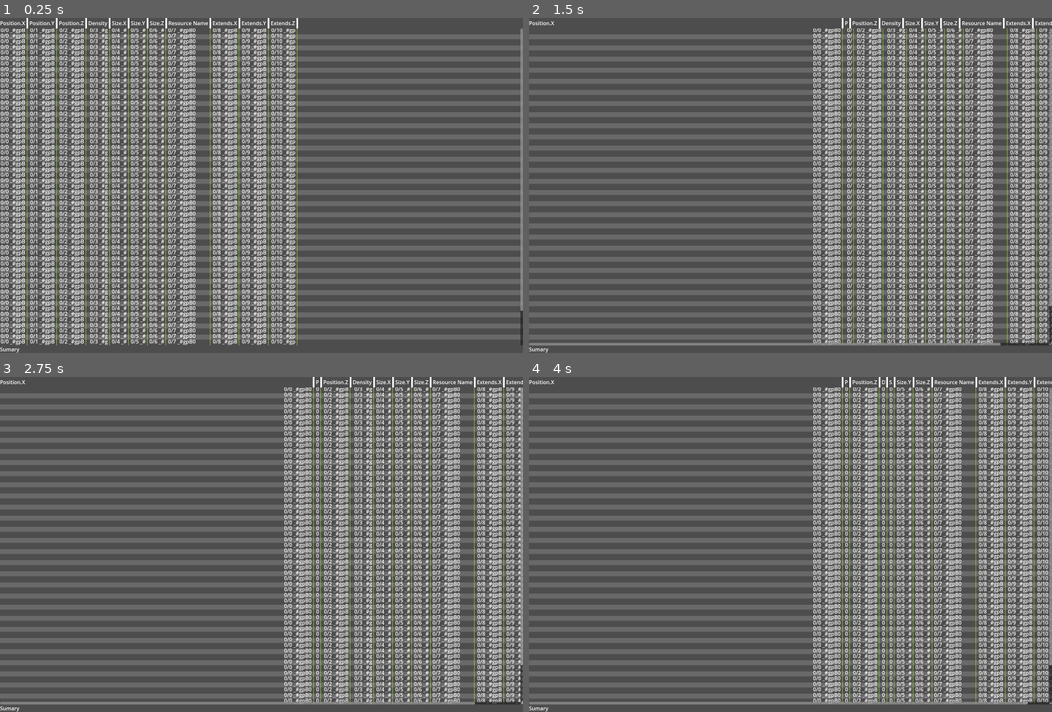
Above: before the commit, frames 1-4 (two rows, left to right).
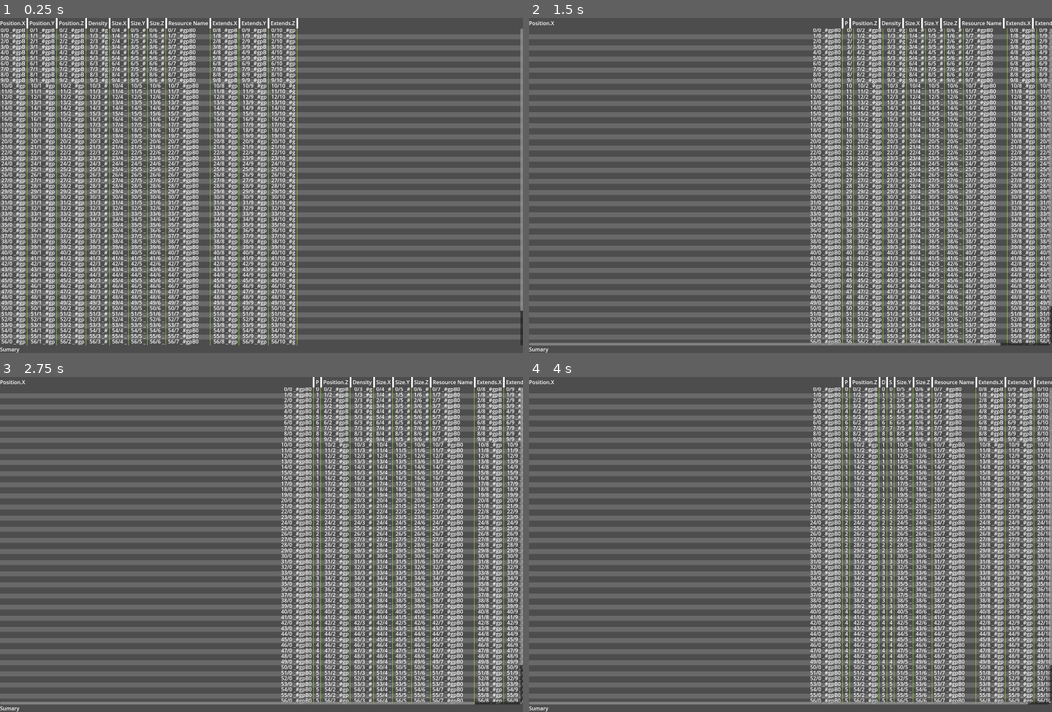
Above: after the commit, the same moments.

Repository: yabadabu/godot_flow
Game: Godot game, scene res://table_view.tscn
Same seed, same stepped clock (60 frames per second), same inputs: the game is played once before the commit and once after it. This scene is started directly instead of the project's main scene.
Inputs (mouse positions are in pixels of both pictures, inside the frame that each line leads up to):
- Up to frame 1 (0.25 s): no input
- Up to frame 2 (1.5 s): tap Enter at 0.5 s; drag from (555, 24) to (842, 111) at 0.52 s; tap Space at 1.25 s; drag from (874, 24) to (764, 252) at 1.27 s
- Up to frame 3 (2.75 s): tap Enter at 2 s; move the mouse to (350, 383) at 2.02 s; hold D from 2.03 s (still down); tap E at 2.1 s; click (350, 383) at 2.17 s
- Up to frame 4 (4 s): release D at 2.75 s; tap Space at 2.75 s; drag from (905, 383) to (633, 494) at 2.77 s; tap Enter at 3.5 s; drag from (905, 383) to (816, 544) at 3.52 s

The runs differ from the first frame. In frame 1, 20% of the frame differs, in the area x 0-57%, y 4-98%; in frame 2, 13%; in frame 3, 14%; in frame 4, 13%.

Commit message:
Signal for click on cell

Diff:
--- a/scroll_container.gd
+++ b/scroll_container.gd
@@ -14,6 +14,8 @@
 
 # func drawCell( cell_pos : Vector2, width: float, row : int,  col : int ):
 var cell_contents: Callable
+
+signal on_cell_clicked( row : int, col : int )
 
 func _ready():
 	font = get_theme_default_font()
@@ -73,7 +75,7 @@
 		drawCell( cell_pos, w, cell )
 
 		y0 += line_height
-		row_idx += 1
+		cell.row += 1
 
 
 func drawBackgrounds( y0 : float, row_idx : int ):
@@ -108,3 +110,14 @@
 		drawCol( col, y0, row_idx )
 
 	drawVerticalLines()
+
+func _on_contents_gui_input(event: InputEvent) -> void:
+	if event is InputEventMouseButton:
+		if event.button_index == MOUSE_BUTTON_LEFT:
+			if event.pressed:
+				var ex = event.position.x - scroll_horizontal
+				for col in range(col_starts.size()-1):
+					if ex >= col_starts[ col ] and ex < col_starts[ col+ 1 ]:
+						var row = int( ( event.position.y - 3 ) / line_height )
+						on_cell_clicked.emit( row, col )
+						break
--- a/table_view.gd
+++ b/table_view.gd
@@ -74,10 +74,14 @@
 	else:
 		cell.alignment = HORIZONTAL_ALIGNMENT_RIGHT
 
+func onCellClicked( row : int, col : int ):
+	print( "Click on cell [%d,%d]" % [ row, col ])
+
 func _ready():
 	$TitlesContainer.get_h_scroll_bar().value_changed.connect( titlesScrolled )
 	$ScrollContainer.get_h_scroll_bar().value_changed.connect( dataScrolled )
 	$ScrollContainer.cell_contents = getCellContents
+	$ScrollContainer.on_cell_clicked.connect( onCellClicked )
 	clearColumns()
 	addColumn( "Position.X" )
 	addColumn( "Position.Y" )
--- a/table_view.tscn
+++ b/table_view.tscn
@@ -44,3 +44,5 @@
 [node name="Sumary" type="Label" parent="."]
 layout_mode = 2
 text = "Sumary"
+
+[connection signal="gui_input" from="ScrollContainer/Contents" to="ScrollContainer" method="_on_contents_gui_input"]
